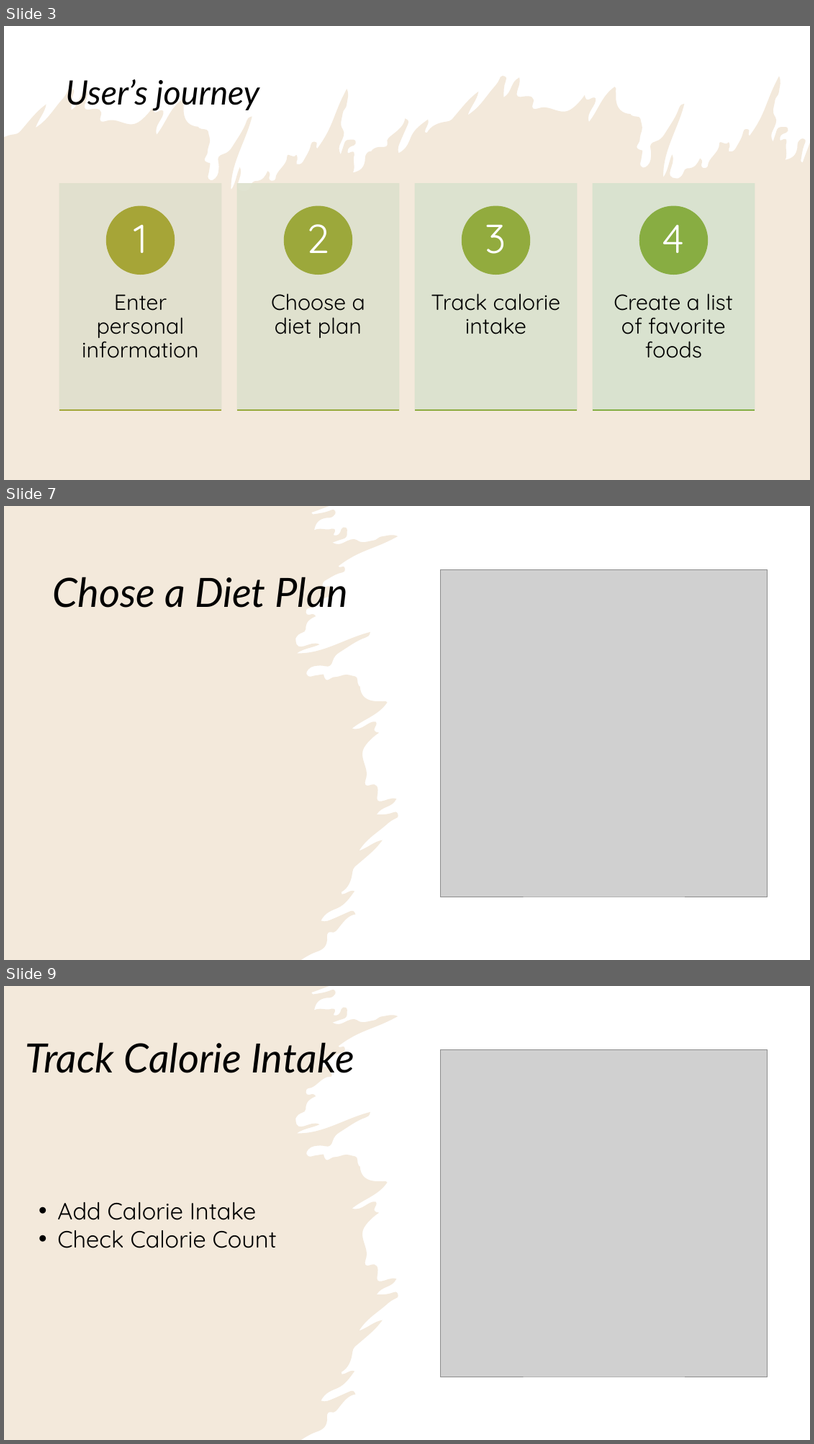
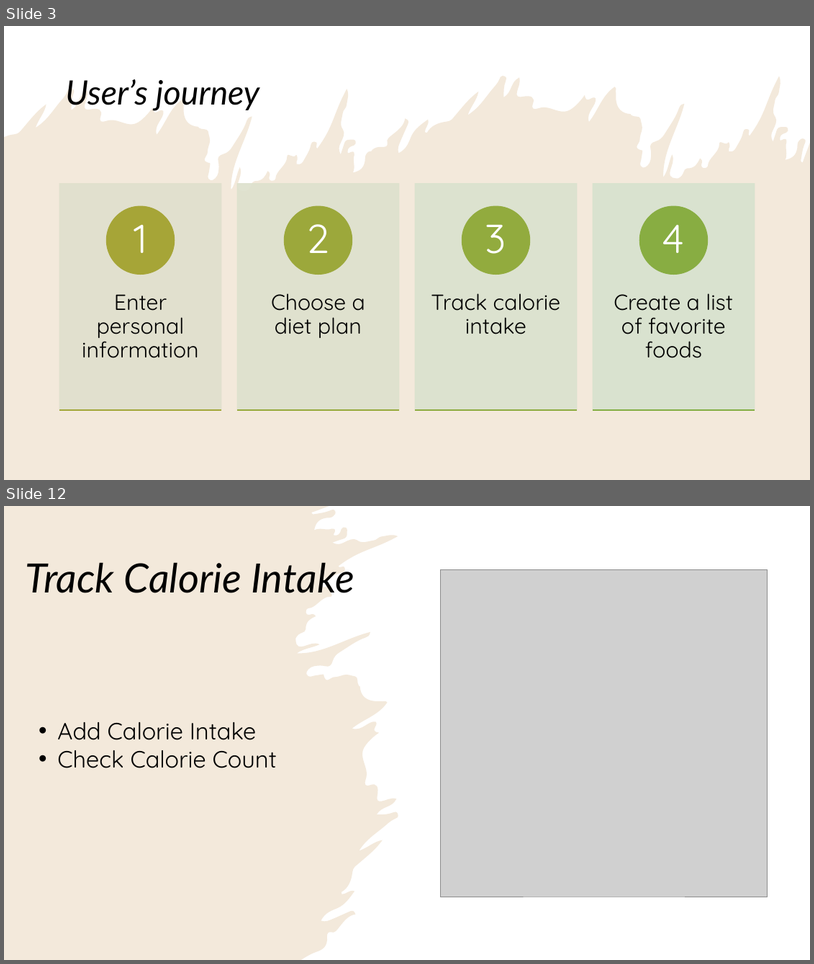
Before and after one commit to alizapeikes/DistributedSystem, a slide deck: About Calorie Counter.pptx. Shown one above the other, each under a label of ours: slides 3, 7 and 9 before the commit, slides 3 and 12 after it; the slides between them are not shown. The pictures are 814x1444 and 814x964 pixels, drawn with LibreOffice and Linux fonts; fonts in the diff are those of the drawing; grey boxes stand for pictures. Boxes give left, top, right and bottom in pixels: in the first picture for what was removed or moved away, otherwise in the second. Text is boxed around its words. In the diff, an @@ line names an element or a change of style, - is before the commit and + after.

```diff
--- a/About Calorie Counter.pptx
+++ b/About Calorie Counter.pptx
@@ slide 7 removed at bbox=[4, 506, 810, 960], background #FFFFFF; not listed: 1 template element that a slide beside it also shows @@
@@ rectangle removed at bbox=[4, 506, 810, 960] @@
@@ freeform shape removed at bbox=[4, 506, 399, 960] @@
@@ picture removed at bbox=[441, 569, 767, 896] @@
@@ title removed at bbox=[52, 577, 349, 608] @@
-Chose a Diet Plan
@@ what was slide 9 is now slide 12 @@
```
Also in this commit, not shown: 4 slides changed, 4 slides added.
